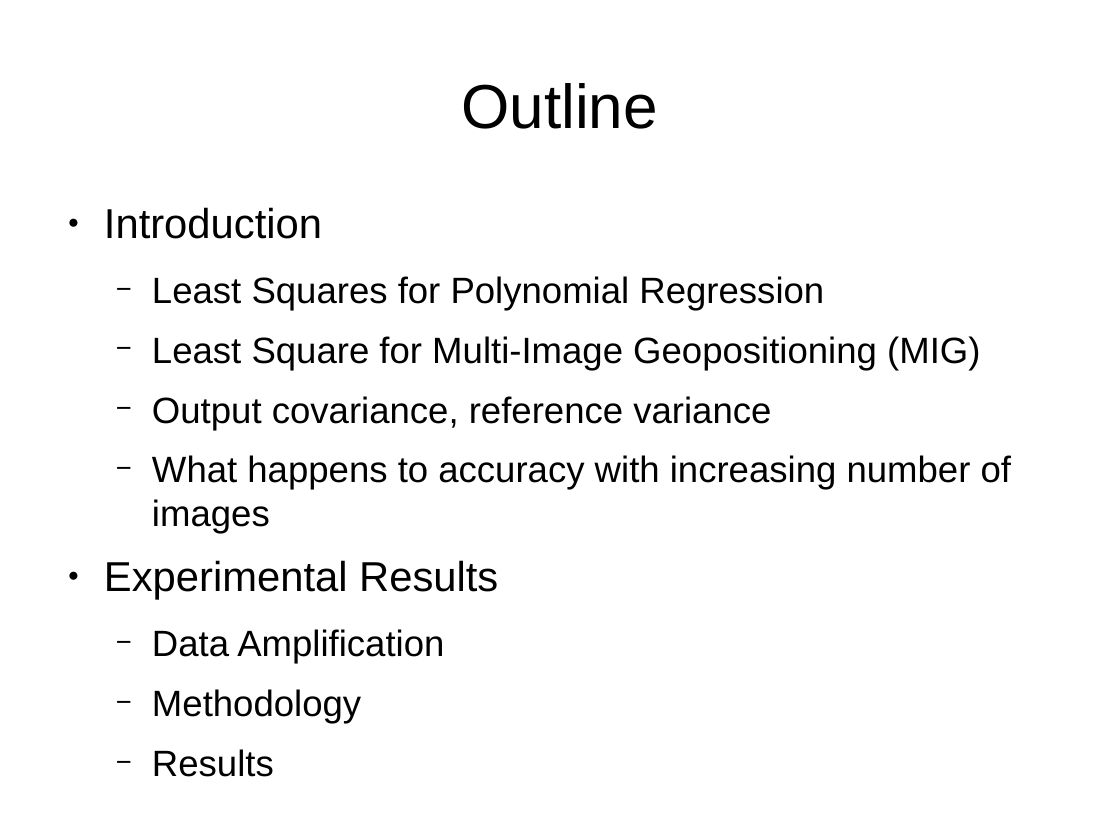
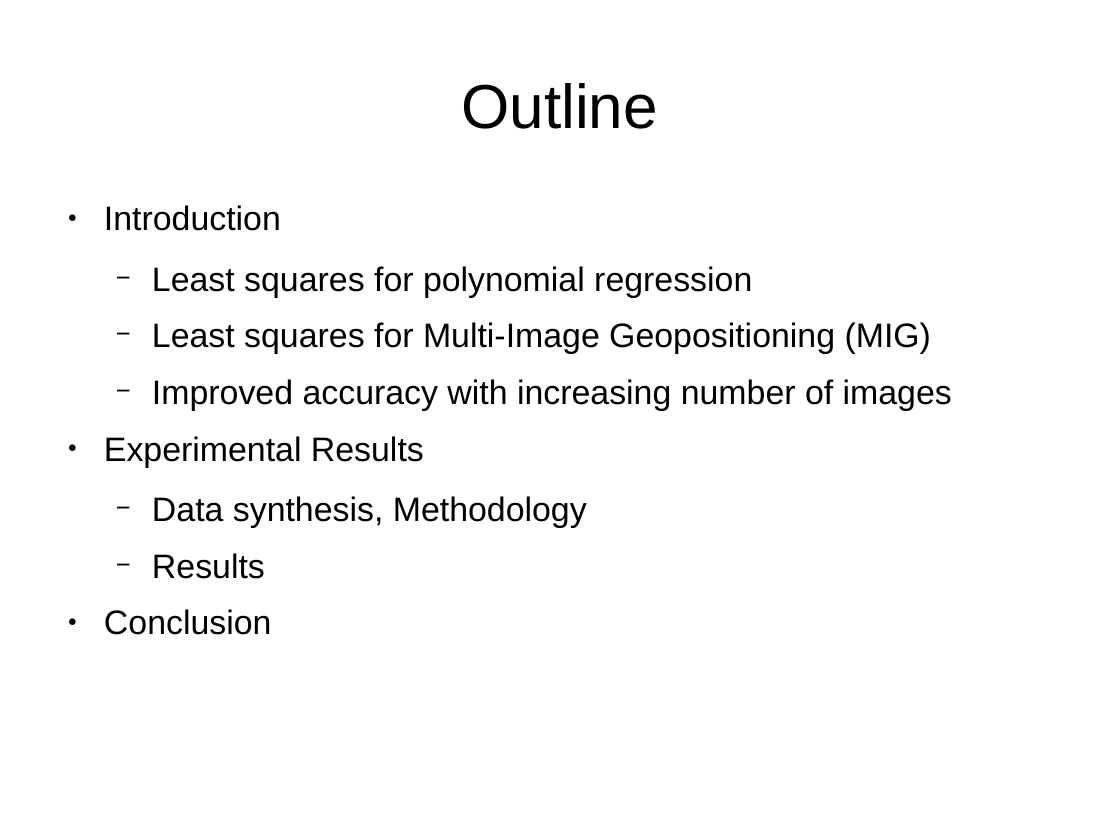
Before and after one commit to sethmerickel/Multi-Image-Geopositioning, a slide deck: slide 1 of papers/fresno2017.odp. Drawn at 1120x840 pixels with LibreOffice and Linux fonts; fonts in the diff are those of the drawing. Boxes give left, top, right and bottom in pixels: in the first picture for what was removed or moved away, otherwise in the second. Text is boxed around its words. In the diff, an @@ line names an element or a change of style, - is before the commit and + after.

```diff
--- a/papers/fresno2017.odp
+++ b/papers/fresno2017.odp
@@ text at [104, 205, 424, 579]: size 29.6 to 24 pt in "Introduction", "Experimental Results"; size 25.9 to 24 pt in "Results" @@
@@ text at [152, 266, 952, 411]: text changed; size 25.9 to 24 pt @@
-  − Least Squares for Polynomial Regression
-  − Least Square for Multi-Image Geopositioning (MIG)
-  − Output covariance, reference variance
-  − What happens to accuracy with increasing number of images
+  − Least squares for polynomial regression
+  − Least squares for Multi-Image Geopositioning (MIG)
+  − Improved accuracy with increasing number of images
@@ text at [152, 496, 587, 528]: text changed; size 25.9 to 24 pt @@
-  − Data Amplification
-  − Methodology
+  − Data synthesis, Methodology
@@ text at [104, 609, 272, 635]: paragraph added @@
+● Conclusion
```
Also in this commit, not shown: 26 other slides changed, 27 slides added, 9 slides removed, 2 other files.
